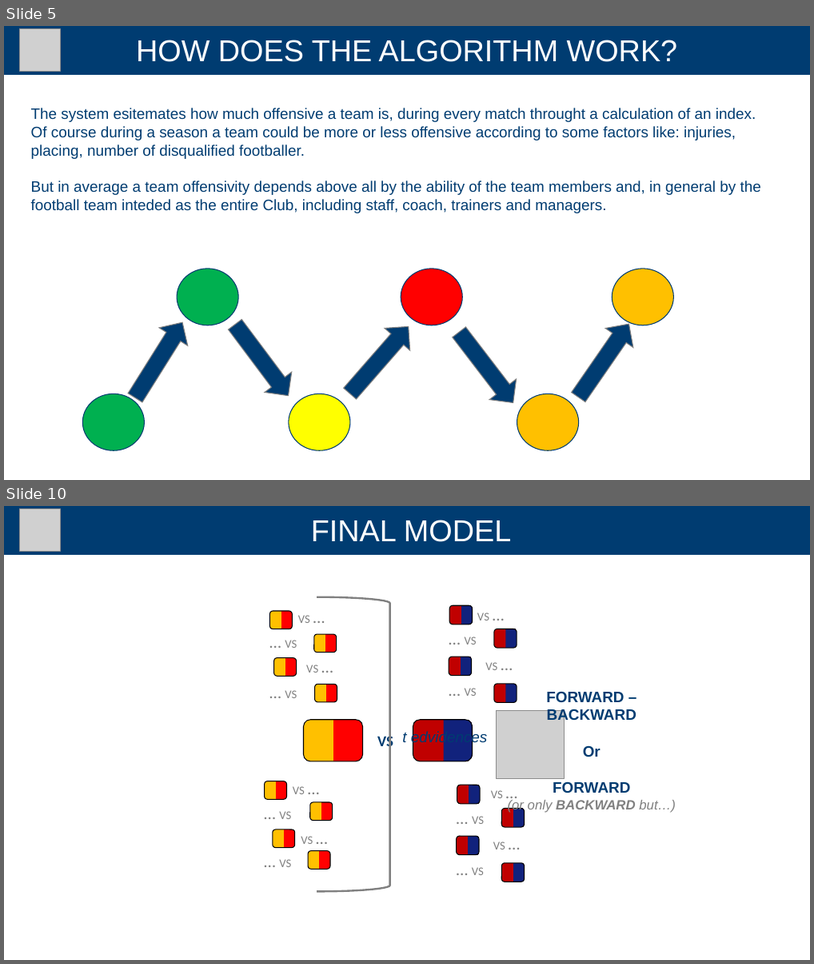
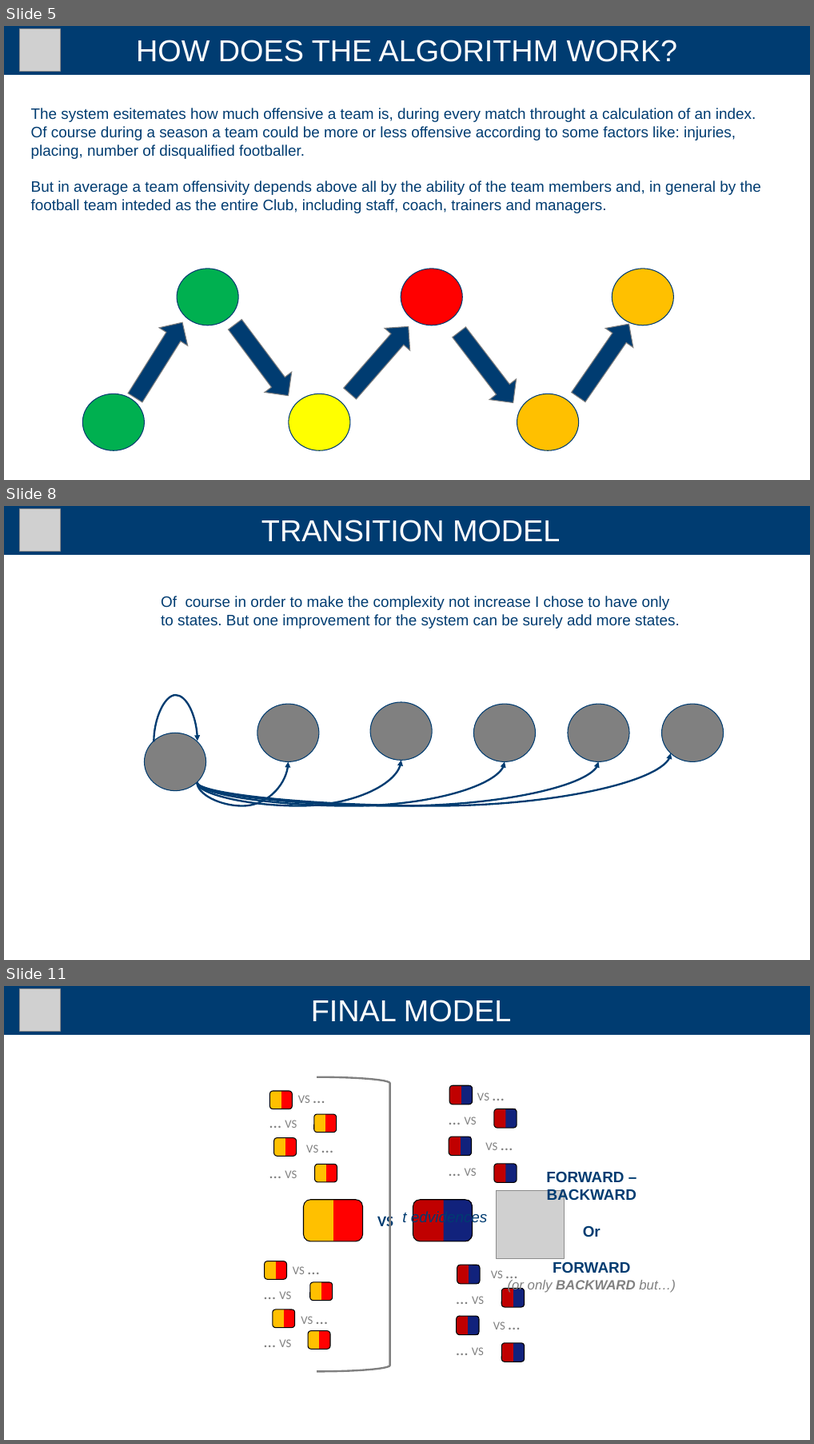
Before and after one commit to andreaTufo/FootballBettingDetectionSystem, a slide deck: presentation/presentation.pptx. Shown one above the other, each under a label of ours: slides 5 and 10 before the commit, slides 5, 8 and 11 after it; the slides between them are not shown. The pictures are 814x964 and 814x1444 pixels, drawn with LibreOffice and Linux fonts; fonts in the diff are those of the drawing; grey boxes stand for pictures. Boxes give left, top, right and bottom in pixels: in the first picture for what was removed or moved away, otherwise in the second. Text is boxed around its words. In the diff, an @@ line names an element or a change of style, - is before the commit and + after.

```diff
--- a/presentation/presentation.pptx
+++ b/presentation/presentation.pptx
@@ slide 8 added at <box>4,506,810,960</box>, background #FFFFFF @@
@@ rectangle added at <box>4,506,810,554</box>, fill #003C71, outline #003C71 1 pt @@
@@ picture added at <box>19,509,60,551</box> @@
@@ title added at <box>262,520,560,542</box>, 36 pt, text #FFFFFF @@
+TRANSITION MODEL
@@ text added at <box>161,596,680,628</box>, 18 pt, text #003C71 @@
+Of course in order to make the complexity not increase I chose to have only to states. But one improvement for the system can be surely add more states.
@@ curved arrow added from (154, 741) to (198, 740), #003C71 2.25 pt @@
@@ ellipse added at <box>258,704,319,762</box>, fill #808080, outline #003C71 1 pt @@
@@ ellipse added at <box>370,702,432,760</box>, fill #808080, outline #003C71 1 pt @@
@@ ellipse added at <box>474,704,536,762</box>, fill #808080, outline #003C71 1 pt @@
@@ ellipse added at <box>569,704,630,762</box>, fill #808080, outline #003C71 1 pt @@
@@ ellipse added at <box>662,704,724,762</box>, fill #808080, outline #003C71 1 pt @@
@@ ellipse added at <box>144,733,206,791</box>, fill #808080, outline #003C71 1 pt @@
@@ curved arrow added from (197, 782) to (288, 762), #003C71 2.25 pt @@
@@ curved arrow added from (197, 782) to (402, 760), #003C71 2.25 pt @@
@@ curved arrow added from (197, 782) to (505, 762), #003C71 2.25 pt @@
@@ curved arrow added from (197, 782) to (599, 762), #003C71 2.25 pt @@
@@ curved arrow added from (197, 782) to (671, 753), #003C71 2.25 pt @@
@@ what was slide 10 is now slide 11 @@
```
Also in this commit, not shown: 7 slides changed, 1 other slide added.
